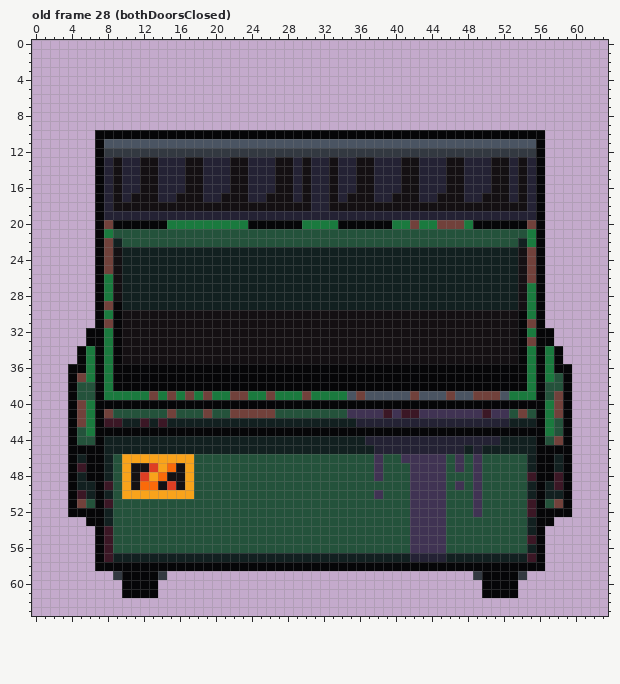
Two versions of one pixel-art file, art/dumpster.aseprite. The first picture shows the starting point.
64x64 pixels, 46 frames. Shown: old frame 28 (bothDoorsClosed). The commit also changed other frames, which this record leaves out.
After:
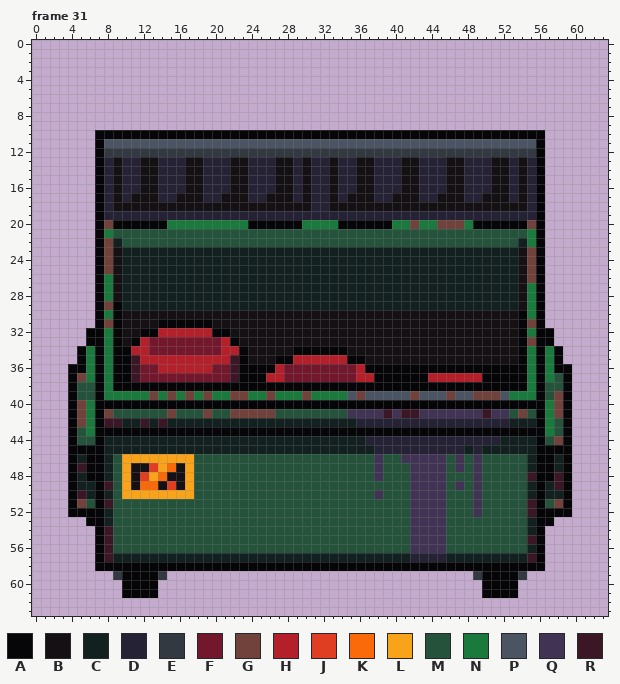
Palette (. is transparent): A #060608  B #141013  C #122020  D #242234  E #333941  F #73172d  G #71413b  H #b4202a  J #df3e23  K #fa6a0a  L #f9a31b  M #24523b  N #1a7a3e  P #4a5462  Q #403353  R #3b1725
A new or re-ordered frame is compared with the old frame closest to it.
Changes in this commit:
frames 46 -> 74
Frame 31 is new; against old frame 28 (bothDoorsClosed), layers "Layer 3", "Layer 2", "Layer 4":
y 31: x 14..19 BBBBBB -> AAAAAA
y 32: x 12..21 BBBBBBBBBB -> AAHHHHHHAA
y 33: x 11..22 BBBBBBBBBBBB -> AHFFFFFFFFHA
y 34: x 10..23 BBBBBBBBBBBBBB -> AHHFFFFFFFFHHA; x 29..34 BBBBBB -> AAAAAA
y 35: x 10..23 BBBBBBBBBBBBBB -> ARHHHHHHHHHHRA; x 27..36 BBBBBBBBBB -> AAHHHHHHAA
y 36: x 11..22 AAAAAAAAAAAA -> RFFHHHHHHFFR; x 27..36 AAAAAAAAAA -> HFFFFFFFFH
y 37: x 11..22 AAAAAAAAAAAA -> RFFFFFFFFFFR; x 26..37 AAAAAAAAAAAA -> HHFFFFFFFFHH; x 44..49 AAAAAA -> HHHHHH
Pixel boxes of the changes (left, top, right, bottom) in both pictures:
changed: (122, 319, 374, 382)
changed: (428, 373, 482, 382)
